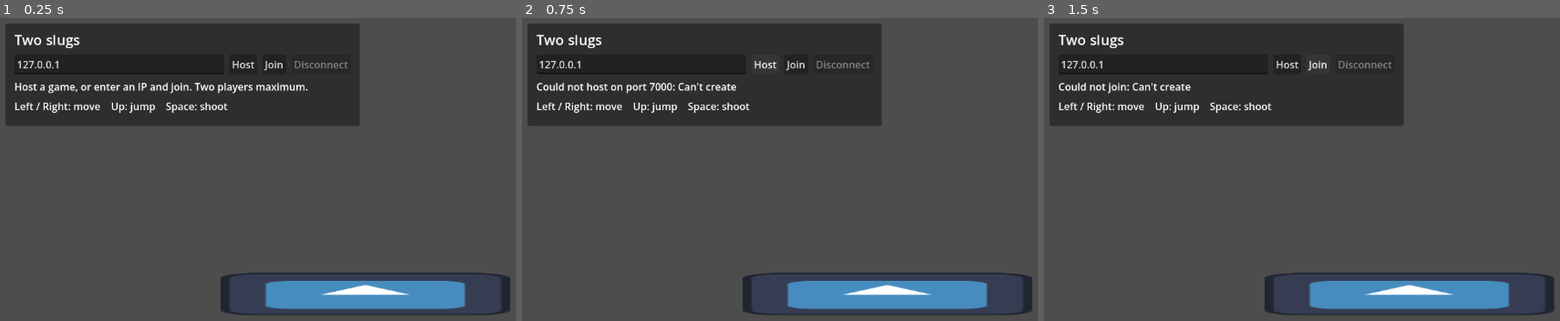
Above: before the commit, frames 1-3 (left to right).
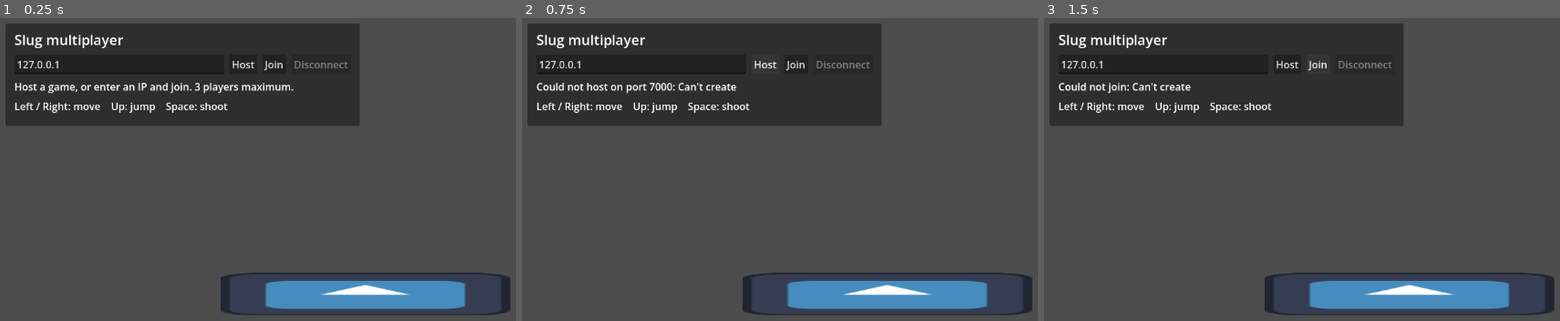
Above: after the commit, the same moments.

Repository: AstridHornBrorholt/slug-game
Game: Godot game, scene res://Game/Arena/arena.tscn
Same seed, same stepped clock (60 frames per second), same inputs: the game is played once before the commit and once after it. The engine's default icon, where the game draws it, is replaced by a stand-in: a white triangle on a blue panel in a dark square.
Inputs:
- Up to frame 1 (0.25 s): no input
- Up to frame 2 (0.75 s): click "Host" at 0.5 s
- Up to frame 3 (1.5 s): click "Join" at 1.25 s

The runs differ from the first frame. In frame 1, 0.8% of the frame differs, in the area x 2-60%, y 5-25%; in frame 2, 0.5%; in frame 3, 0.5%.

Commit message:
Arbitrary number of players

Diff:
--- a/slug-game/Game/Arena/arena.gd
+++ b/slug-game/Game/Arena/arena.gd
@@ -3,9 +3,15 @@
 const PORT: int = 7000
 const SLUG_SCENE: PackedScene = preload("res://Game/Slug/slug.tscn")
 const PROJECTILE_SCENE: PackedScene = preload("res://Game/Projectile/projectile.tscn")
-const SPAWN_POINTS: Array[Vector2] = [Vector2(490, 330), Vector2(660, 330)]
+
+@export_range(1, 4095) var max_players: int = 3
 
 var next_projectile_id: int = 0
+var peer_slots: Dictionary = {}
+var room_capacity: int = 3
+var local_player_number: int = 1
+var session_joined: bool = false
+var rejection_message: String = ""
 
 @onready var players: Node2D = $Players
 @onready var projectiles: Node2D = $Projectiles
@@ -17,6 +23,10 @@
 func _ready() -> void:
 	player_spawner.spawn_function = _create_player
 	projectile_spawner.spawn_function = _create_projectile
+	# Admission happens before replication, so rejected peers never enter the game.
+	multiplayer.auth_callback = _on_auth_data
+	multiplayer.peer_authenticating.connect(_on_peer_authenticating)
+	multiplayer.peer_authentication_failed.connect(_on_authentication_failed)
 	multiplayer.peer_connected.connect(_on_peer_connected)
 	multiplayer.peer_disconnected.connect(_on_peer_disconnected)
 	multiplayer.connected_to_server.connect(_on_connected_to_server)
@@ -25,19 +35,27 @@
 	%HostButton.pressed.connect(host_game)
 	%JoinButton.pressed.connect(func(): join_game(%Address.text))
 	%LeaveButton.pressed.connect(func(): leave_game())
+	players.child_order_changed.connect(_update_status)
 	_set_session_active(false)
+	status.text = "Host a game, or enter an IP and join. %d players maximum." % max_players
 
 
 func host_game() -> void:
 	var peer := ENetMultiplayerPeer.new()
-	var error := peer.create_server(PORT, 1)
+	# Keep transport space available to send a rejection even when the room is full.
+	var error := peer.create_server(PORT, 4095)
 	if error != OK:
 		status.text = "Could not host on port %d: %s" % [PORT, error_string(error)]
 		return
 	multiplayer.multiplayer_peer = peer
+	room_capacity = clampi(max_players, 1, 4095)
+	local_player_number = 1
+	peer_slots = {1: 0}
+	session_joined = true
+	rejection_message = ""
 	_set_session_active(true)
-	player_spawner.spawn({"peer_id": 1, "slot": 0})
-	status.text = "Hosting on port %d. Waiting for player 2..." % PORT
+	player_spawner.spawn({"peer_id": 1, "slot": 0, "capacity": room_capacity})
+	_update_status()
 
 
 func join_game(address: String) -> void:
@@ -51,13 +69,16 @@
 		status.text = "Could not join: %s" % error_string(error)
 		return
 	multiplayer.multiplayer_peer = peer
+	rejection_message = ""
 	_set_session_active(true)
 	status.text = "Connecting to %s..." % address
 
 
 func leave_game(message: String = "Disconnected. Host or join another game.") -> void:
+	session_joined = false
 	multiplayer.multiplayer_peer.close()
 	multiplayer.multiplayer_peer = OfflineMultiplayerPeer.new()
+	peer_slots.clear()
 	for player in players.get_children():
 		player.free()
 	for projectile in projectiles.get_children():
@@ -76,32 +97,86 @@
 
 func _on_peer_connected(peer_id: int) -> void:
 	if multiplayer.is_server():
-		player_spawner.spawn({"peer_id": peer_id, "slot": 1})
-		status.text = "Two players connected. You are P1."
+		player_spawner.spawn({
+			"peer_id": peer_id, "slot": peer_slots[peer_id], "capacity": room_capacity,
+		})
+		_update_status()
+
+
+func _on_peer_authenticating(peer_id: int) -> void:
+	if not multiplayer.is_server() and peer_id == 1:
+		multiplayer.send_auth(1, "join".to_utf8_buffer())
+
+
+func _on_auth_data(peer_id: int, data: PackedByteArray) -> void:
+	var message := data.get_string_from_utf8()
+	if multiplayer.is_server():
+		if message != "join" or peer_slots.has(peer_id):
+			return
+		var slot := -1
+		for candidate in range(room_capacity):
+			if not peer_slots.values().has(candidate):
+				slot = candidate
+				break
+		if slot == -1:
+			multiplayer.send_auth(peer_id, ("full:%d" % room_capacity).to_utf8_buffer())
+			return
+		# Reserve immediately, including peers still completing the handshake.
+		peer_slots[peer_id] = slot
+		multiplayer.send_auth(peer_id, ("accepted:%d:%d" % [slot + 1, room_capacity]).to_utf8_buffer())
+		multiplayer.complete_auth(peer_id)
+	elif peer_id == 1:
+		var parts := message.split(":")
+		if parts.size() == 2 and parts[0] == "full":
+			rejection_message = "Room full (%s players maximum). Try again when someone leaves." % parts[1]
+			leave_game.call_deferred(rejection_message)
+		elif parts.size() == 3 and parts[0] == "accepted":
+			local_player_number = int(parts[1])
+			room_capacity = int(parts[2])
+			multiplayer.complete_auth(1)
+
+
+func _on_authentication_failed(peer_id: int) -> void:
+	if multiplayer.is_server():
+		peer_slots.erase(peer_id)
+	elif peer_id == 1:
+		_on_connection_failed()
+
+
+func _update_status() -> void:
+	if session_joined:
+		status.text = "%s | %d/%d players | You are P%d" % [
+			"Hosting on port %d" % PORT if multiplayer.is_server() else "Connected",
+			players.get_child_count(), room_capacity, local_player_number,
+		]
 
 
 func _on_peer_disconnected(peer_id: int) -> void:
 	if not multiplayer.is_server():
 		return
+	peer_slots.erase(peer_id)
 	var player := players.get_node_or_null(str(peer_id))
 	if player:
 		player.queue_free()
 	for projectile in projectiles.get_children():
 		if projectile.shooter_peer_id == peer_id:
 			projectile.queue_free()
-	status.text = "Player 2 left. Waiting for another player..."
+	_update_status.call_deferred()
 
 
 func _on_connected_to_server() -> void:
-	status.text = "Connected. You are P2."
+	session_joined = true
+	_update_status()
 
 
 func _on_connection_failed() -> void:
-	leave_game("Connection failed. Check the IP, host, and UDP port %d." % PORT)
+	leave_game(rejection_message if not rejection_message.is_empty() else
+		"Connection failed. Check the IP, host, and UDP port %d." % PORT)
 
 
 func _on_server_disconnected() -> void:
-	leave_game("The host disconnected. You can host or join again.")
+	leave_game(rejection_message if not rejection_message.is_empty() else
+		"The host disconnected. You can host or join again.")
 
 
 func _create_player(data: Dictionary) -> Node:
@@ -109,7 +184,12 @@
 	player.name = str(data.peer_id)
 	player.player_peer_id = data.peer_id
 	player.player_number = int(data.slot) + 1
-	player.spawn_point = SPAWN_POINTS[int(data.slot)]
+	var columns := mini(int(data.capacity), 8)
+	var slot := int(data.slot)
+	player.spawn_point = Vector2(
+		490.0 + 170.0 * float(slot % columns) / maxi(columns - 1, 1),
+		330.0 - 48.0 * floori(float(slot) / columns)
+	)
 	player.position = player.spawn_point
 	return player
 
--- a/slug-game/Game/Arena/arena.tscn
+++ b/slug-game/Game/Arena/arena.tscn
@@ -15,7 +15,6 @@
 
 [node name="PlayerSpawner" type="MultiplayerSpawner" parent="."]
 spawn_path = NodePath("../Players")
-spawn_limit = 2
 
 [node name="ProjectileSpawner" type="MultiplayerSpawner" parent="."]
 spawn_path = NodePath("../Projectiles")
@@ -55,7 +54,7 @@
 [node name="Title" type="Label" parent="HUD/Panel/Margin/Content"]
 layout_mode = 2
 theme_override_font_sizes/font_size = 22
-text = "Two slugs"
+text = "Slug multiplayer"
 
 [node name="Connection" type="HBoxContainer" parent="HUD/Panel/Margin/Content"]
 layout_mode = 2
@@ -91,7 +90,7 @@
 [node name="Status" type="Label" parent="HUD/Panel/Margin/Content"]
 unique_name_in_owner = true
 layout_mode = 2
-text = "Host a game, or enter an IP and join. Two players maximum."
+text = "Host a game, or enter an IP and join."
 autowrap_mode = 2
 
 [node name="Controls" type="Label" parent="HUD/Panel/Margin/Content"]
--- a/slug-game/Game/Slug/slug.gd
+++ b/slug-game/Game/Slug/slug.gd
@@ -27,7 +27,9 @@
 
 
 func _ready() -> void:
-	sprite.modulate = Color.WHITE if player_number == 1 else Color("97d9ff")
+	sprite.modulate = Color.WHITE if player_number == 1 else Color.from_hsv(
+		fposmod(0.55 + (player_number - 2) * 0.618034, 1.0), 0.4, 1.0
+	)
 	$PlayerLabel.text = "P%d%s" % [
 		player_number, " (you)" if player_peer_id == multiplayer.get_unique_id() else ""
 	]
--- /dev/null
+++ b/slug-game/tests/capacity_smoke.gd
@@ -0,0 +1,147 @@
+extends SceneTree
+## Four real peers exercise three seats, full-room rejection, and seat reuse.
+
+var arena: Node2D
+var failures: Array[String] = []
+var role: String
+var sync_directory: String
+
+
+func _initialize() -> void:
+	role = OS.get_cmdline_user_args()[0].trim_prefix("--")
+	sync_directory = OS.get_environment("SLUG_TEST_SYNC_DIR")
+	_run.call_deferred()
+
+
+func _run() -> void:
+	arena = load("res://Game/Arena/arena.tscn").instantiate()
+	root.add_child(arena)
+	match role:
+		"host": await _test_host()
+		"first": await _test_first()
+		"second": await _test_second()
+		"overflow": await _test_overflow()
+	if failures.is_empty():
+		print("MULTIPLAYER_SMOKE_PASS capacity ", role)
+	else:
+		for failure in failures:
+			push_error(failure)
+	quit(0 if failures.is_empty() else 1)
+
+
+func _test_host() -> void:
+	_check(arena.max_players == 3, "Default capacity should be three including the host")
+	arena.host_game()
+	if not await _wait_until(func(): return arena.players.get_child_count() == 3):
+		_check(false, "Three players did not join")
+		return
+	await _check_roster()
+	_mark("full")
+	_check(await _wait_until(func(): return _marked("rejected")), "Fourth player was not explicitly rejected")
+	_check(arena.players.get_child_count() == 3, "Overflow player entered a full room")
+	_mark("release")
+	_check(await _wait_until(func(): return arena.players.get_child_count() == 2), "Leaving did not free a seat")
+	_check(await _wait_until(func(): return "2/3 players" in arena.status.text), "Occupancy did not decrease after leaving")
+	_mark("free")
+	_check(await _wait_until(func(): return arena.players.get_child_count() == 3), "Replacement could not join")
+	await _check_roster()
+	_mark("replacement")
+	_check(await _wait_until(func(): return _marked("replacement-verified") and _marked("second-verified")),
+		"Existing and replacement clients did not receive the updated roster")
+	arena.leave_game()
+	await create_timer(0.4).timeout
+
+
+func _test_first() -> void:
+	arena.join_game("127.0.0.1")
+	if not await _wait_until(func(): return arena.players.get_child_count() == 2):
+		_check(false, "First client did not join")
+		return
+	_check(_local_player().player_number == 2, "First client did not get P2")
+	_mark("first")
+	_check(await _wait_until(func(): return _marked("release")), "Host did not request a freed seat")
+	arena.leave_game()
+
+
+func _test_second() -> void:
+	_check(await _wait_until(func(): return _marked("first")), "First client was not ready")
+	arena.join_game("127.0.0.1")
+	if not await _wait_until(func(): return arena.players.get_child_count() == 3):
+		_check(false, "Second client did not receive three players")
+		return
+	_check(_local_player().player_number == 3, "Second client did not get P3")
+	await _check_roster()
+	var old_peer_id := 0
+	for player in arena.players.get_children():
+		if player.player_number == 2:
+			old_peer_id = player.player_peer_id
+	_check(await _wait_until(func(): return _marked("replacement")), "Host never received replacement")
+	_check(await _wait_until(func():
+		return arena.players.get_child_count() == 3 and not arena.players.has_node(str(old_peer_id))
+	), "P3 did not receive the changed roster")
+	await _check_roster()
+	_mark("second-verified")
+	_check(await _wait_until(func(): return arena.players.get_child_count() == 0), "Host loss did not clean up P3")
+
+
+func _test_overflow() -> void:
+	_check(await _wait_until(func(): return _marked("full")), "Room was never full")
+	arena.join_game("127.0.0.1")
+	_check(await _wait_until(func(): return "Room full" in arena.status.text), "No room-full message was shown")
+	_check("3 players maximum" in arena.status.text, "Rejection did not show the host's capacity")
+	_check(arena.players.get_child_count() == 0, "Rejected client received gameplay nodes")
+	_check(not arena.get_node("%JoinButton").disabled, "Rejected client cannot retry")
+	_mark("rejected")
+	_check(await _wait_until(func(): return _marked("free")), "Host never freed a seat")
+	arena.join_game("127.0.0.1")
+	if not await _wait_until(func(): return arena.players.get_child_count() == 3):
+		_check(false, "Previously rejected client could not retry")
+		return
+	_check(_local_player().player_number == 2, "Replacement did not reuse the free P2 slot")
+	await _check_roster()
+	_mark("replacement-verified")
+	_check(await _wait_until(func(): return arena.players.get_child_count() == 0), "Host loss did not clean up replacement")
+
+
+func _local_player() -> Node:
+	return arena.players.get_node(str(arena.multiplayer.get_unique_id()))
+
+
+func _check_roster() -> void:
+	var numbers: Array[int] = []
+	var spawn_points: Array[Vector2] = []
+	var colors: Array[Color] = []
+	for player in arena.players.get_children():
+		numbers.append(player.player_number)
+		_check(not spawn_points.has(player.spawn_point), "Two players share a spawn point")
+		spawn_points.append(player.spawn_point)
+		var color: Color = player.get_node("SpriteSheet").modulate
+		_check(not colors.has(color), "Two players share a color")
+		colors.append(color)
+	numbers.sort()
+	_check(numbers == [1, 2, 3], "Player numbers are not unique P1/P2/P3")
+	_check(await _wait_until(func(): return "3/3 players" in arena.status.text),
+		"Status does not show the correct occupancy: %s" % arena.status.text)
+
+
+func _mark(marker: String) -> void:
+	var file := FileAccess.open(sync_directory.path_join(marker), FileAccess.WRITE)
+	file.store_string("ready")
+
+
+func _marked(marker: String) -> bool:
+	return FileAccess.file_exists(sync_directory.path_join(marker))
+
+
+func _wait_until(condition: Callable, timeout: float = 10.0) -> bool:
+	var deadline := Time.get_ticks_msec() + int(timeout * 1000.0)
+	while Time.get_ticks_msec() < deadline:
+		if condition.call():
+			return true
+		await process_frame
+	return false
+
+
+func _check(condition: bool, message: String) -> void:
+	if not condition:
+		failures.append(message)
--- a/slug-game/tests/multiplayer_smoke.gd
+++ b/slug-game/tests/multiplayer_smoke.gd
@@ -47,6 +47,7 @@
 
 
 func _test_host() -> void:
+	arena.max_players = 2
 	arena.host_game()
 	_check(arena.players.get_child_count() == 1, "Host should spawn P1 immediately")
 	if not await _wait_until(func(): return arena.players.get_child_count() == 2):
Not shown, changed: slug-game/export_presets.cfg
Not shown, added: slug-game/tests/capacity_smoke.gd.uid
Not shown, changed: slug-game/tests/run_multiplayer_smoke.py
